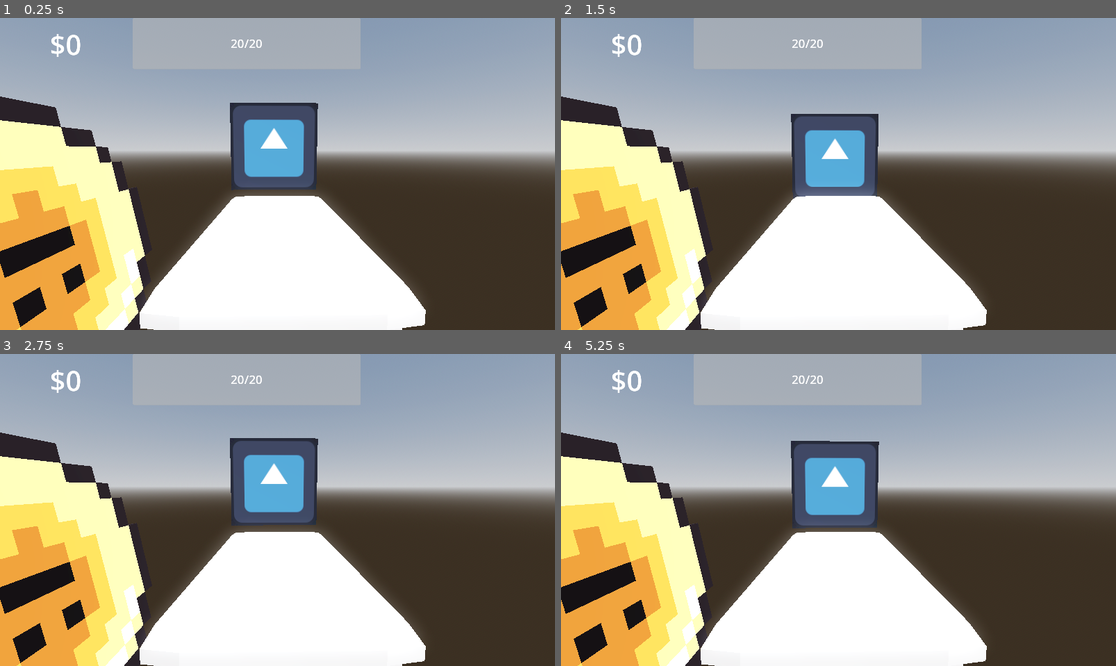
Above: before the commit, frames 1-4 (two rows, left to right).
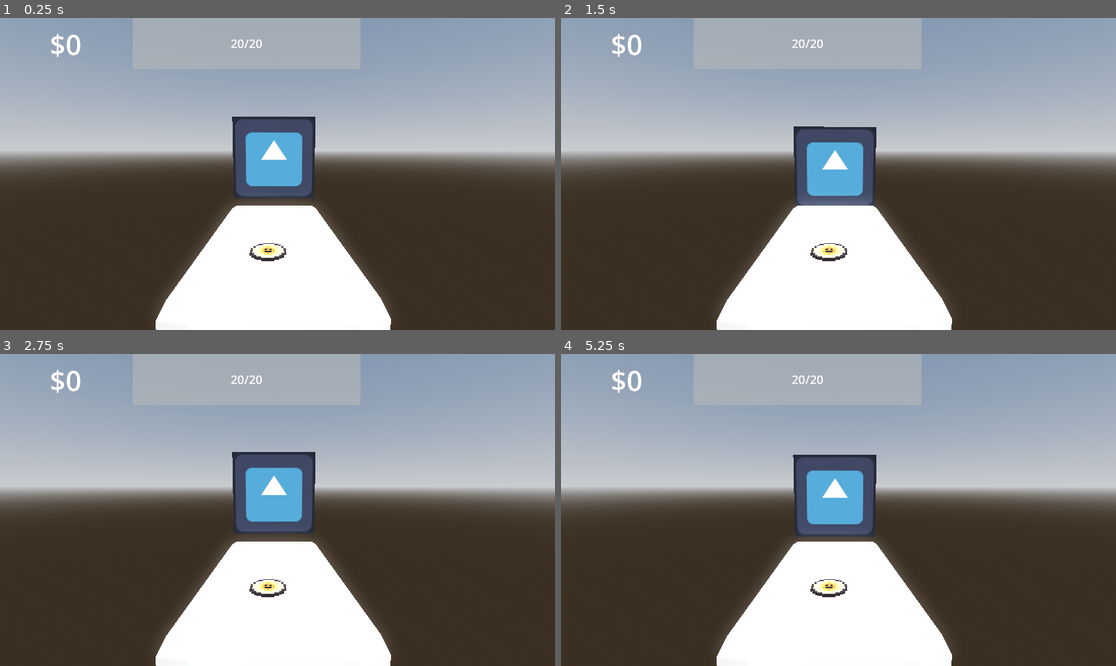
Above: after the commit, the same moments.

Repository: nianjindev/nummus
Game: Godot game, scene res://world.tscn
Two runs of this game, one before a commit and one after it. Both use one fixed random seed, a clock stepped at 60 frames per second and the inputs below. The project has no main scene, so this scene is started directly. The engine's default icon, where the game draws it, is replaced by a stand-in: a white triangle on a blue panel in a dark square.
Inputs:
- Up to frame 1 (0.25 s): no input
- Up to frame 2 (1.5 s): no input
- Up to frame 3 (2.75 s): no input
- Up to frame 4 (5.25 s): no input

The runs differ from the first frame. In frame 1, 23% of the frame differs, in the area x 0-77%, y 25-100%; in frame 2, 22%; in frame 3, 23%; in frame 4, 23%.

Commit message:
fixed coin rotation

Diff:
--- a/nummus-game/coins/coin_normal.tscn
+++ b/nummus-game/coins/coin_base.tscn
@@ -1,22 +1,9 @@
-[gd_scene load_steps=7 format=3 uid="uid://c20u3of4tl5mp"]
+[gd_scene load_steps=6 format=3 uid="uid://bgrch5de5xhey"]
 
-[ext_resource type="ArrayMesh" uid="uid://bsc4krl7s2wsj" path="res://assets/3d/coin_base.obj" id="1_trcn2"]
-[ext_resource type="Script" uid="uid://3nddafo22hjr" path="res://coins/coin.gd" id="2_trcn2"]
+[ext_resource type="ArrayMesh" uid="uid://bsc4krl7s2wsj" path="res://assets/3d/coin_base.obj" id="1_qdkt8"]
 
 [sub_resource type="Animation" id="Animation_ldnf3"]
 length = 0.001
-tracks/0/type = "value"
-tracks/0/imported = false
-tracks/0/enabled = true
-tracks/0/path = NodePath(".:rotation")
-tracks/0/interp = 1
-tracks/0/loop_wrap = true
-tracks/0/keys = {
-"times": PackedFloat32Array(0),
-"transitions": PackedFloat32Array(1),
-"update": 0,
-"values": [Vector3(48.8692, 0, 0)]
-}
 
 [sub_resource type="Animation" id="Animation_trcn2"]
 resource_name = "flip_heads"
@@ -93,12 +80,12 @@
 &"flip_tails": SubResource("Animation_p7sxt")
 }
 
-[node name="coinNormal" type="MeshInstance3D"]
-transform = Transform3D(0.157589, 0, 0, 0, 0.02736246, 0.15519601, 0, -0.15519601, 0.02736246, 0, 0, 0)
-mesh = ExtResource("1_trcn2")
-script = ExtResource("2_trcn2")
+[node name="CoinBase" type="Node3D"]
 
-[node name="AnimationPlayer" type="AnimationPlayer" parent="."]
+[node name="CoinMesh" type="MeshInstance3D" parent="."]
+mesh = ExtResource("1_qdkt8")
+
+[node name="AnimationPlayer" type="AnimationPlayer" parent="CoinMesh"]
 libraries = {
 &"": SubResource("AnimationLibrary_j7kbo")
 }
--- a/nummus-game/world.tscn
+++ b/nummus-game/world.tscn
@@ -1,8 +1,8 @@
 [gd_scene load_steps=8 format=3 uid="uid://vwukeorb6yvs"]
 
 [ext_resource type="PackedScene" uid="uid://d3tgw7j1mag6w" path="res://enemies/enemy.tscn" id="1_aqk2v"]
+[ext_resource type="PackedScene" uid="uid://bgrch5de5xhey" path="res://coins/coin_base.tscn" id="2_036b0"]
 [ext_resource type="PackedScene" uid="uid://b1kfoj0qpy8wa" path="res://assets/3d/coinTable.fbx" id="2_aqk2v"]
-[ext_resource type="PackedScene" uid="uid://c20u3of4tl5mp" path="res://coins/coin_normal.tscn" id="3_tlwt5"]
 [ext_resource type="PackedScene" uid="uid://doa0jh4r81qev" path="res://gui/global_ui.tscn" id="4_aqk2v"]
 
 [sub_resource type="ProceduralSkyMaterial" id="ProceduralSkyMaterial_aqk2v"]
@@ -34,13 +34,13 @@
 skeleton = NodePath("../..")
 
 [node name="coinTable" parent="." instance=ExtResource("2_aqk2v")]
-transform = Transform3D(0.190489, 0, 0, 0, 0.190489, 0, 0, 0, 0.190489, 0.0517762, 0, -0.0285937)
+transform = Transform3D(0.190489, 0, 0, 0, 0.190489, 0, 0, 0, 0.190489, 0.052, 0, 0)
 
 [node name="Camera3D" type="Camera3D" parent="."]
-transform = Transform3D(0.0150396, -0.102423, 0.994627, 0.000813721, 0.994741, 0.102422, -0.999887, -0.000731034, 0.0150438, 1.53611, 0.833486, 0)
+transform = Transform3D(0.015039595, -0.10242296, 0.99462724, 0.0008137207, 0.99474066, 0.10242234, -0.99988663, -0.0007310418, 0.015043839, 1.670432, 0.96669024, 0)
 fov = 68.6
 
 [node name="GlobalUI" parent="." instance=ExtResource("4_aqk2v")]
 
-[node name="coinNormal" parent="." instance=ExtResource("3_tlwt5")]
-transform = Transform3D(0.157589, 0, 0, 0, 0.02736246, 0.15519601, 0, -0.15519601, 0.02736246, 0.009638548, 0, 1.6371096)
+[node name="CoinBase" parent="." instance=ExtResource("2_036b0")]
+transform = Transform3D(-6.1195915e-10, 0, 0.013999994, 0, 0.013999994, 0, -0.013999994, 0, -6.1195915e-10, 0.37969065, 0.37620765, 0.03480792)
